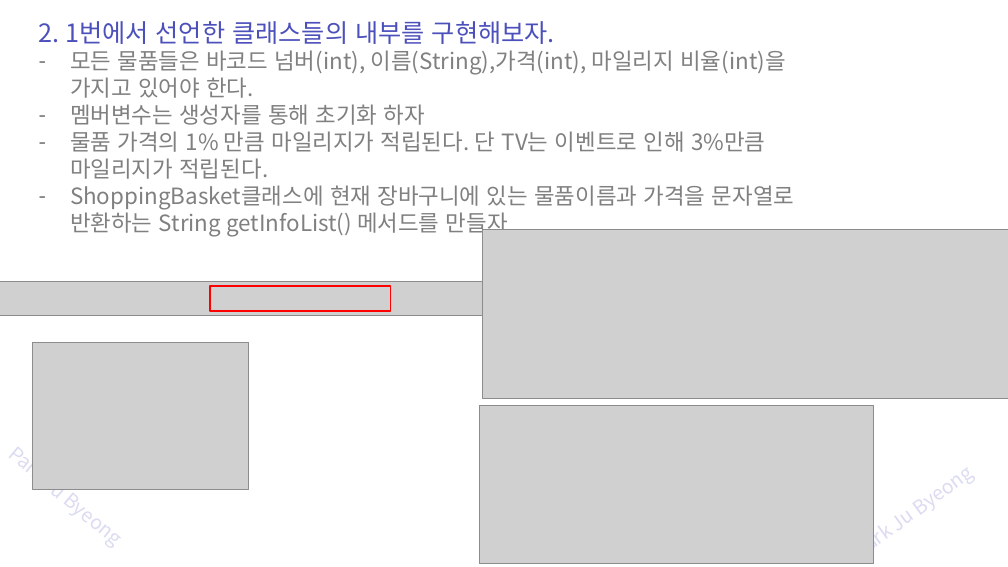
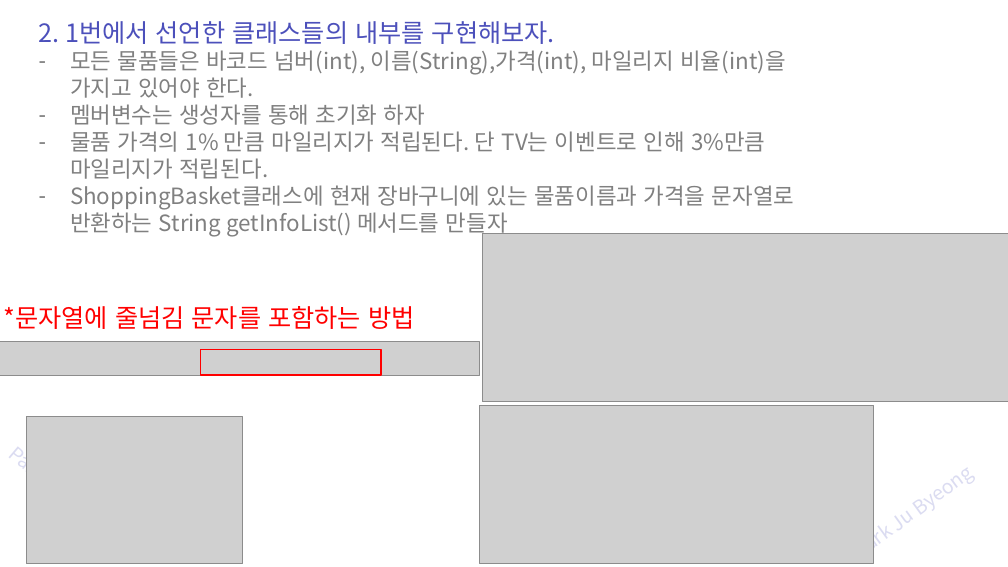
Before and after one commit to zest132/JavaLecture, a slide deck: slide 31 of JavaLecture/LectureFile/java 11강 인터페이스와다형성.pptx. Drawn at 1008x567 pixels with LibreOffice and Linux fonts; fonts in the diff are those of the drawing; grey boxes stand for pictures. Boxes give left, top, right and bottom in pixels: in the first picture for what was removed or moved away, otherwise in the second. Text is boxed around its words. In the diff, an @@ line names an element or a change of style, - is before the commit and + after.

```diff
--- a/JavaLecture/LectureFile/java 11강 인터페이스와다형성.pptx
+++ b/JavaLecture/LectureFile/java 11강 인터페이스와다형성.pptx
@@ picture: place and size @@
-picture at <box>482,229,1008,398</box>
+picture at <box>482,233,1008,402</box>
@@ text added at <box>4,306,414,329</box>, 36 pt, text #FF0000 @@
+*문자열에 줄넘김 문자를 포함하는 방법
@@ picture: place and size @@
-picture at <box>0,282,482,316</box>
+picture at <box>0,341,479,375</box>
@@ rectangle: place and size @@
-rectangle at <box>210,286,391,311</box>
+rectangle at <box>201,350,381,375</box>
@@ picture: place and size @@
-picture at <box>32,342,249,489</box>
+picture at <box>26,417,243,564</box>
```
Also in this commit, not shown: 4 other slides changed, 1 other file.
